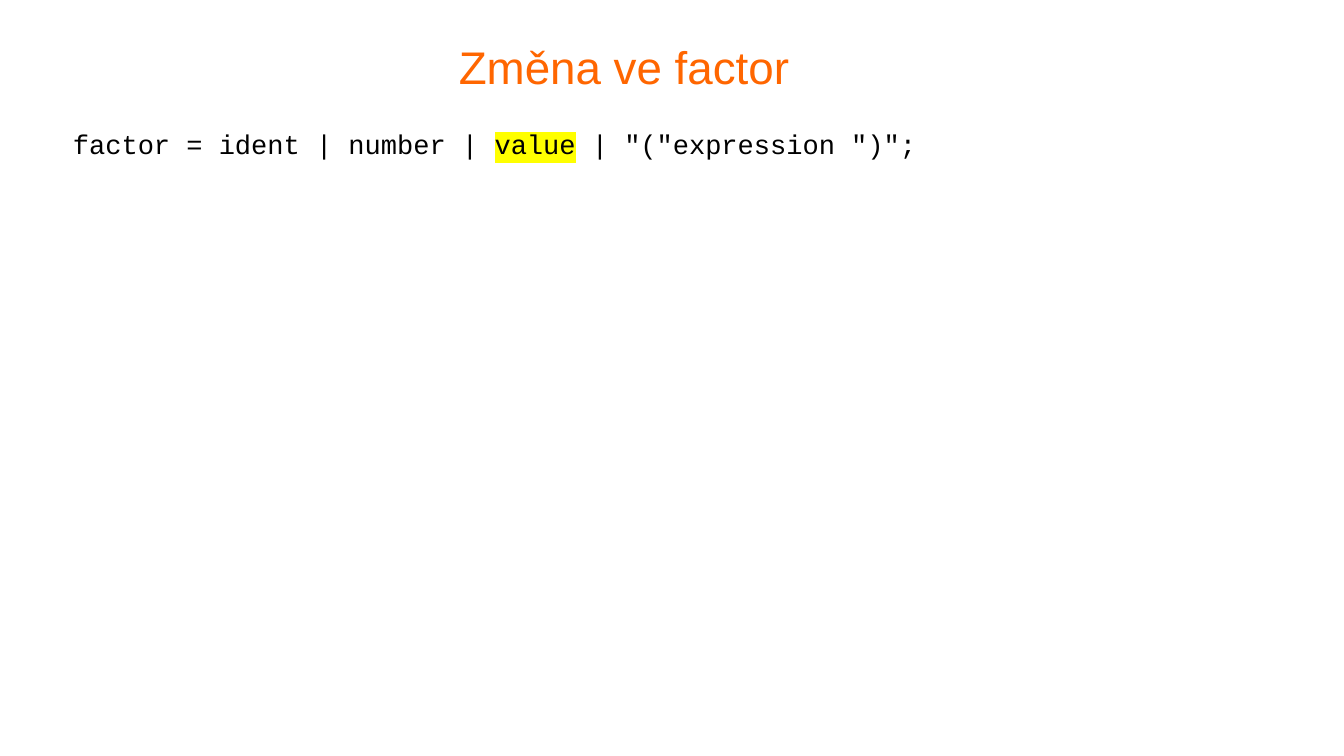
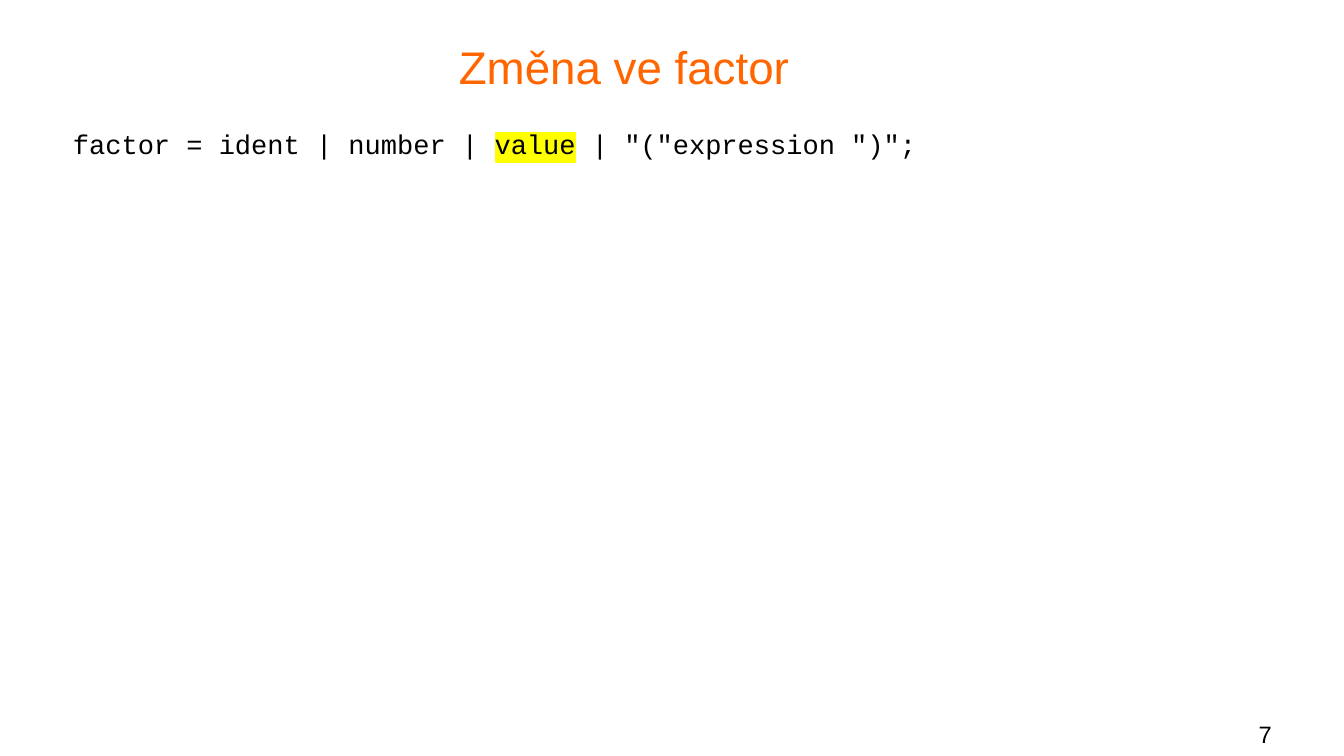
Before and after one commit to trestikp/fjp_semestral, a slide deck: slide 7 of presentation/grammar_presentation.odp (slide 5 before the commit). Drawn at 1344x756 pixels with LibreOffice and Linux fonts; fonts in the diff are those of the drawing; background and template pictures are left out. Boxes give left, top, right and bottom in pixels: in the first picture for what was removed or moved away, otherwise in the second. Text is boxed around its words. In the diff, an @@ line names an element or a change of style, - is before the commit and + after.

```diff
--- a/presentation/grammar_presentation.odp
+++ b/presentation/grammar_presentation.odp
@@ page number added at (x1=1259, y1=726, x2=1272, y2=743), 14 pt, text #000000 @@
+7
```
Also in this commit, not shown: 5 other slides changed, 3 slides added, 1 slide removed.
